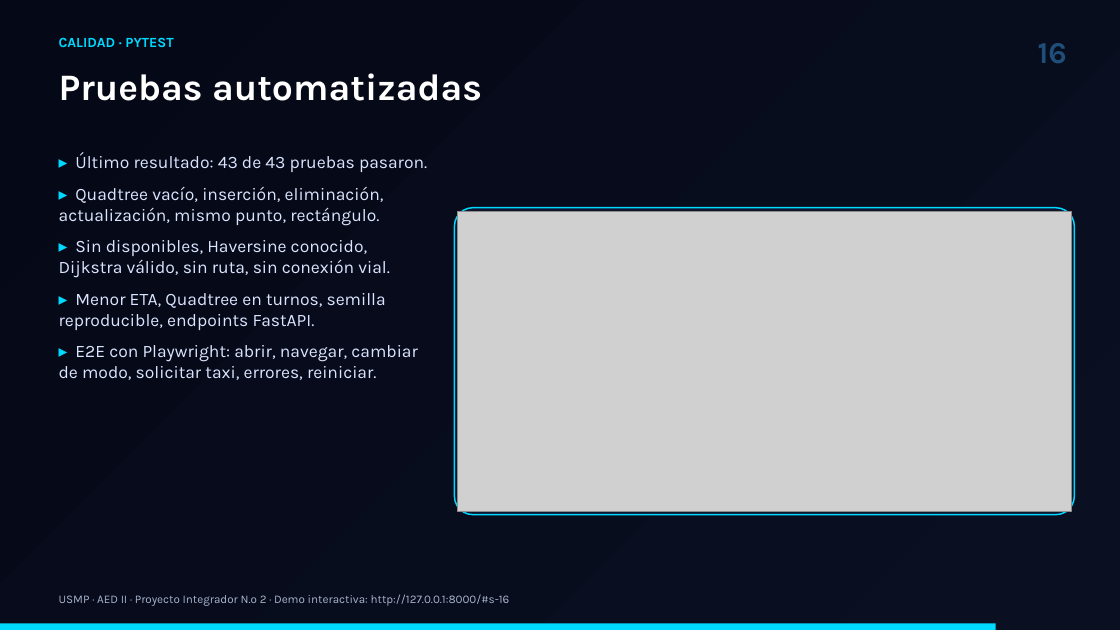
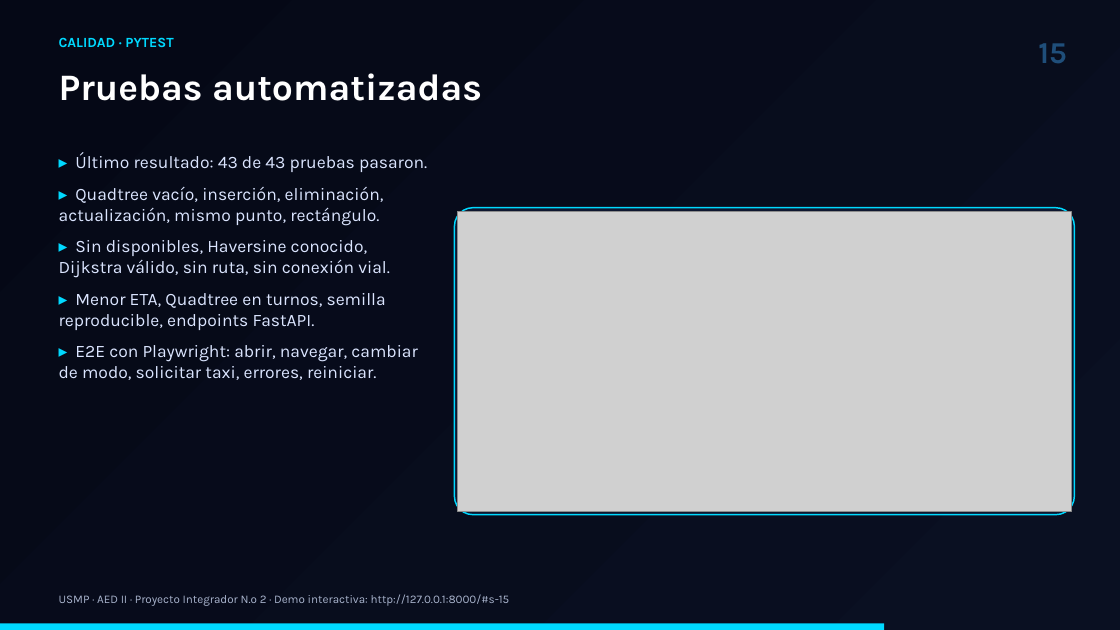
Before and after one commit to Jossesjsj/conductor-cercano-usmp, a slide deck: slide 15 of entregables/Presentacion_Conductor_Cercano_USMP.pptx (slide 16 before the commit). Drawn at 1120x630 pixels with LibreOffice and Linux fonts; fonts in the diff are those of the drawing; grey boxes stand for pictures. Boxes give left, top, right and bottom in pixels: in the first picture for what was removed or moved away, otherwise in the second. Text is boxed around its words. In the diff, an @@ line names an element or a change of style, - is before the commit and + after.

```diff
--- a/entregables/Presentacion_Conductor_Cercano_USMP.pptx
+++ b/entregables/Presentacion_Conductor_Cercano_USMP.pptx
@@ text at (x1=1038, y1=43, x2=1066, y2=63): text changed @@
-16
+15
@@ rectangle resized from (x1=0, y1=623, x2=996, y2=630) to (x1=0, y1=623, x2=885, y2=630) @@
```
Also in this commit, not shown: 16 other slides changed, 2 slides added, 1 slide removed, 38 other files.
